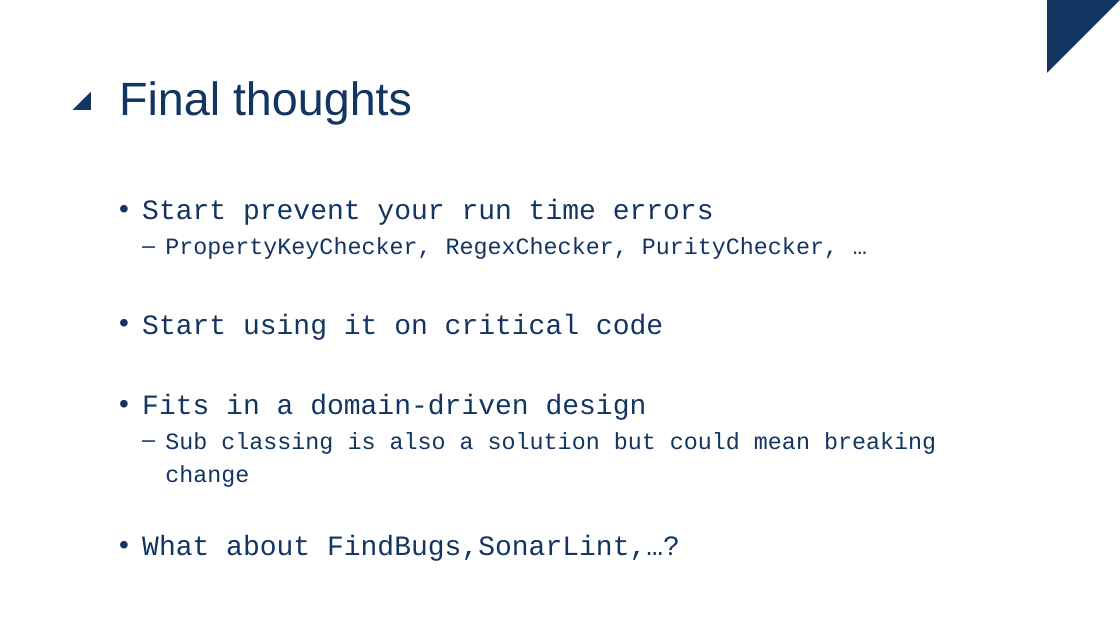
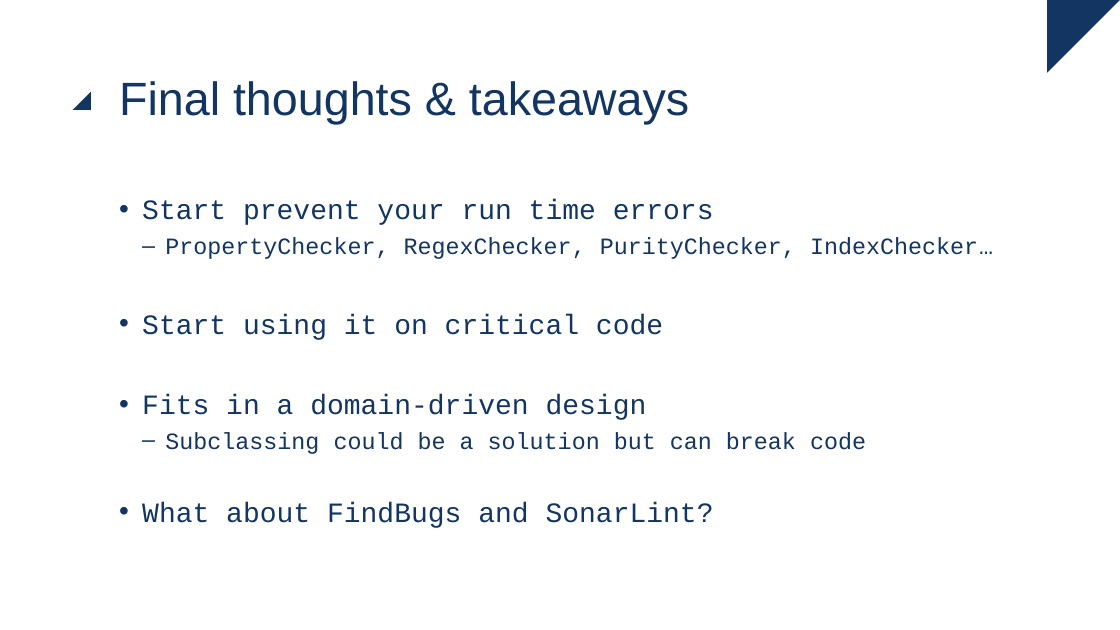
Before and after one commit to ingmars1709/checker, a slide deck: slide 30 of Checker Framework.pptx. Drawn at 1120x630 pixels with LibreOffice and Linux fonts; fonts in the diff are those of the drawing. Boxes give left, top, right and bottom in pixels: in the first picture for what was removed or moved away, otherwise in the second. Text is boxed around its words. In the diff, an @@ line names an element or a change of style, - is before the commit and + after.

```diff
--- a/Checker Framework.pptx
+++ b/Checker Framework.pptx
@@ title at [119,81,689,124]: text changed @@
-Final thoughts
+Final thoughts & takeaways
@@ text at [165,237,993,259]: text changed @@
-  – PropertyKeyChecker, RegexChecker, PurityChecker, …
+  – PropertyChecker, RegexChecker, PurityChecker, IndexChecker…
@@ text at [142,432,866,528]: text changed @@
-  – Sub classing is also a solution but could mean breaking change
-• What about FindBugs,SonarLint,…?
+  – Subclassing could be a solution but can break code
+• What about FindBugs and SonarLint?
```
Also in this commit, not shown: 2 other slides changed, 2 other files.
